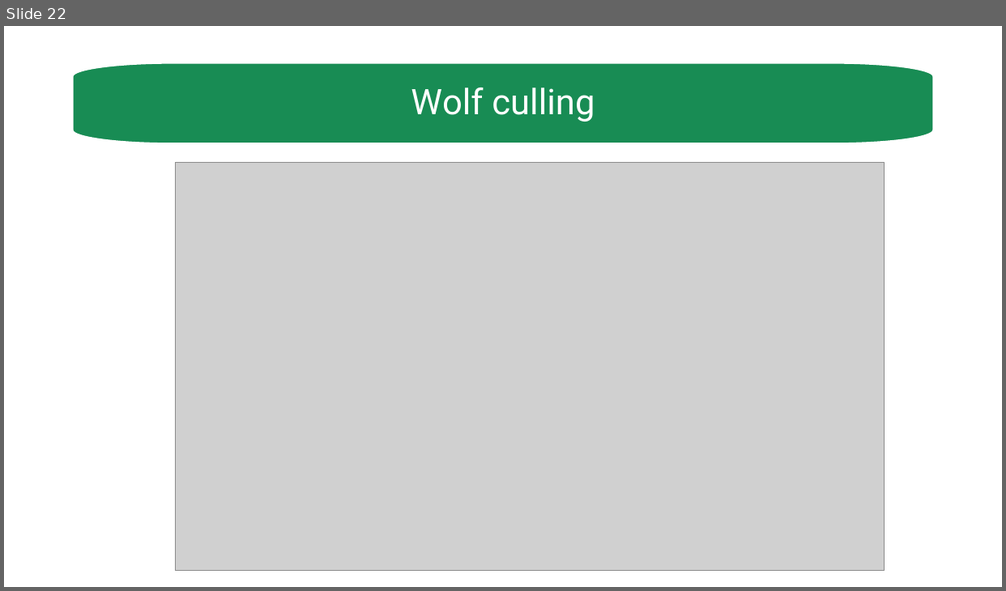
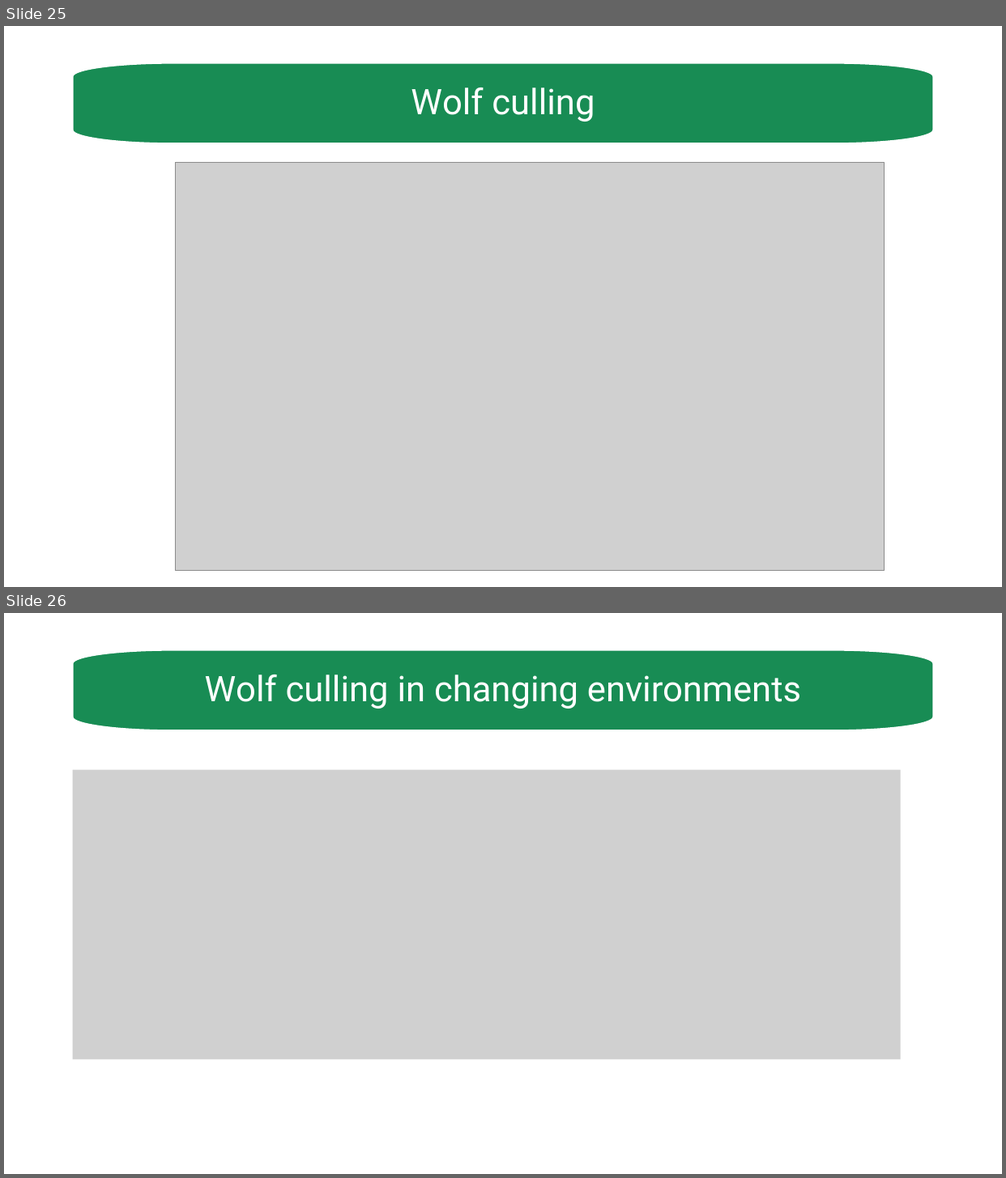
Before and after one commit to luzvpascal/MDPworkshop, a slide deck: slides/tutorial.pptx. Shown one above the other, each under a label of ours: slide 22 before the commit, slides 25 and 26 after it. The pictures are 1006x591 and 1006x1178 pixels, drawn with LibreOffice and Linux fonts; fonts in the diff are those of the drawing; grey boxes stand for pictures. Boxes give left, top, right and bottom in pixels: in the first picture for what was removed or moved away, otherwise in the second. Text is boxed around its words. In the diff, an @@ line names an element or a change of style, - is before the commit and + after.

```diff
--- a/slides/tutorial.pptx
+++ b/slides/tutorial.pptx
@@ slide 26 added at bbox=[4, 613, 1002, 1174], background #FFFFFF @@
@@ freeform shape added at bbox=[73, 649, 934, 730], fill #188C54, outline #FFFFFF 1.5 pt, 34 pt, text #FFFFFF @@
+Wolf culling in changing environments
@@ picture added at bbox=[73, 770, 901, 1060] @@
@@ what was slide 22 is now slide 25 @@
```
Also in this commit, not shown: 3 other slides added, 1 other file.
